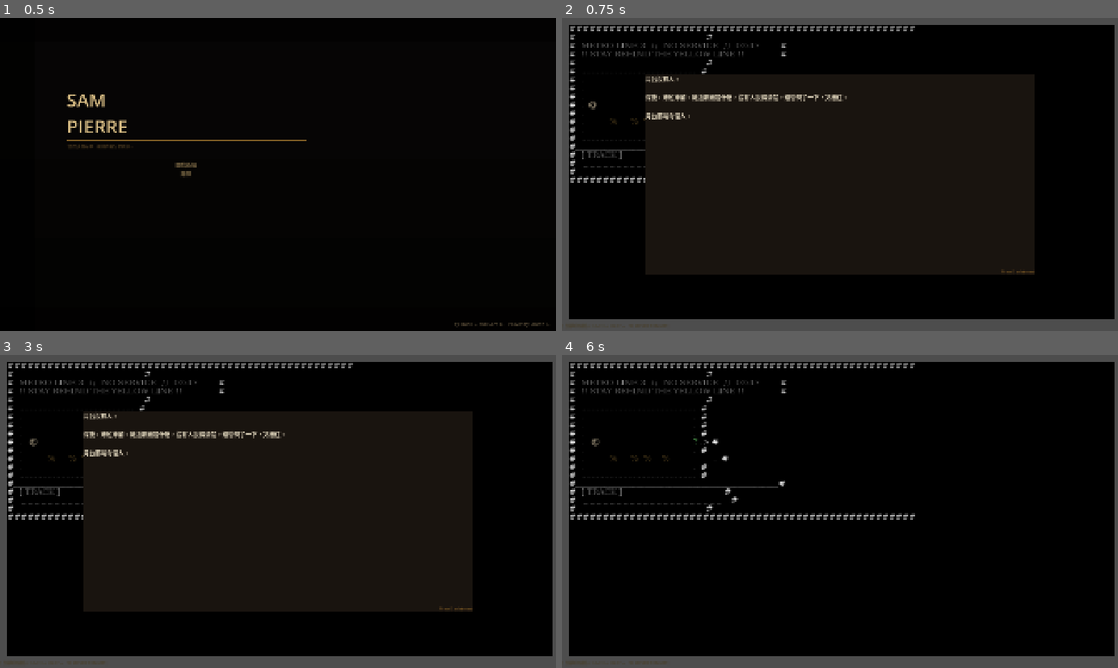
Above: before the commit, frames 1-4 (two rows, left to right).
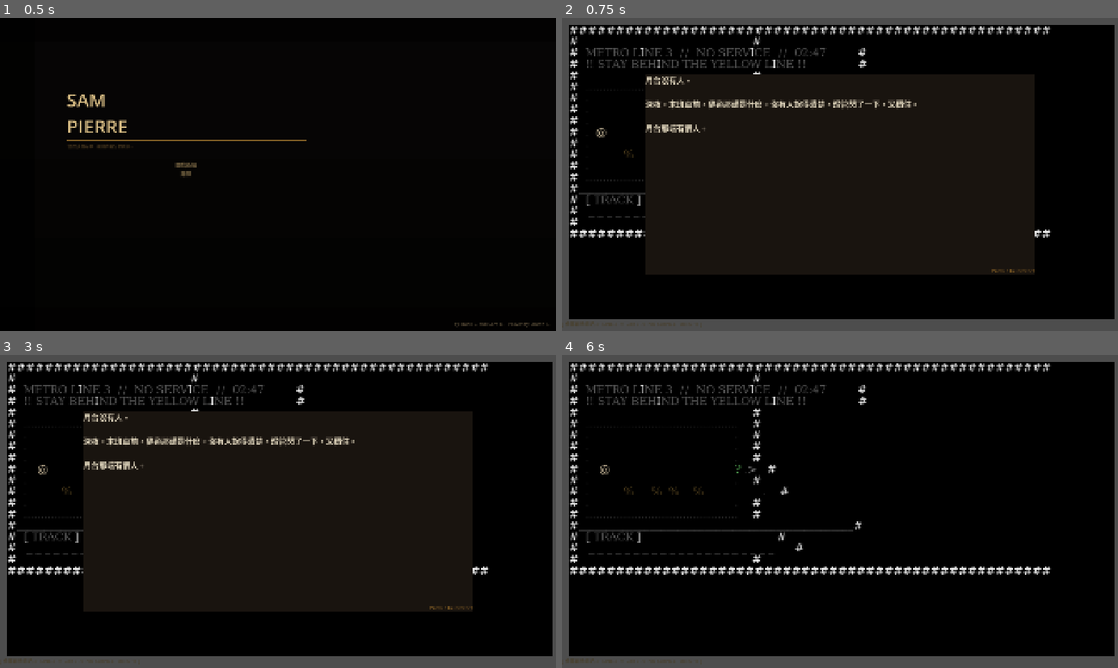
Above: after the commit, the same moments.

Repository: hankforgamedev/SamPierreAtGodot
Game: Godot game, scene res://scenes/StartScreen.tscn
Two runs of this game, one before a commit and one after it. Both use one fixed random seed, a clock stepped at 60 frames per second and the inputs below.
Inputs (mouse positions are in pixels of both pictures, inside the frame that each line leads up to):
- Up to frame 1 (0.5 s): no input
- Up to frame 2 (0.75 s): click "開始遊戲" at 0.5 s
- Up to frame 3 (3 s): tap E (interact) at 1.25, 2.75 s; move the mouse to (400, 495) at 1.27 s; hold E (interact) 1.28-2.03 s; hold D (move_right) 1.28-2.78 s; click (400, 495) at 1.42 s; tap W (jump) at 1.52, 2.27 s; move the mouse to (166, 527) at 2.02 s; tap Space at 2.1 s; move the mouse to (333, 442) at 2.77 s; hold A (move_left) from 2.78 s (still down); hold E (interact) from 2.78 s (still down)
- Up to frame 4 (6 s): move the mouse to (812, 574) at 3.52 s; release A (move_left) at 3.53 s; release E (interact) at 3.53 s; hold D (move_right) 3.53-5.03 s; tap Space at 3.6, 5.1 s; click (812, 574) at 3.67 s; tap W (jump) at 3.77, 4.52, 5.27 s; tap E (interact) at 4.25 s; move the mouse to (1006, 558) at 4.27 s; hold E (interact) 4.28-5.03 s; move the mouse to (673, 464) at 5.02 s; hold A (move_left) 5.03-5.78 s; move the mouse to (867, 511) at 5.77 s; hold D (move_right) from 5.78 s (still down); hold E (interact) from 5.78 s (still down); click (867, 511) at 5.92 s

Frame 1 is identical in both runs. In frame 2, 6.0% of the frame differs, in the area x 1-88%, y 2-82%; in frame 3, 6.0%; in frame 4, 7.0%, in the area x 1-88%, y 2-71%.

Commit message:
fixed hardcoding fontsize issue

Diff:
--- a/project.godot
+++ b/project.godot
@@ -20,6 +20,13 @@
 GameManager="*res://scripts/GameManager.gd"
 DialogueData="*res://scripts/DialogueData.gd"
 ObjectData="*res://scripts/ObjectData.gd"
+
+[display]
+
+window/size/viewport_width=1920
+window/size/viewport_height=1080
+window/stretch/mode="canvas_items"
+window/stretch/aspect="expand"
 
 [input]
 
@@ -57,14 +64,6 @@
 
 3d/physics_engine="Jolt Physics"
 
-[display]
-
-window/size/viewport_width=1920
-window/size/viewport_height=1080
-window/size/resizable=true
-window/stretch/mode="canvas_items"
-window/stretch/aspect="expand"
-
 [rendering]
 
 rendering_device/driver.windows="d3d12"
--- a/scripts/AsciiLevelBase.gd
+++ b/scripts/AsciiLevelBase.gd
@@ -55,6 +55,20 @@
 const MOVE_REPEAT_RATE := 0.10   # seconds between repeat steps
 const FRICTION_STEPS   := 0      # no slide after release — 1 press = 1 step
 const FRICTION_RATE    := 0.14
+const CHAR_ASPECT      := 0.60  # Consolas advance-width / point-size ratio
+
+# ── Original design font sizes (all UI derives from these) ────────────
+const BASE_MAP_FONT    := 28   # map RichTextLabel font at design resolution
+const BASE_HUD_FONT    := 13   # HUD label font (matches scene file default)
+const BASE_HUD_HEIGHT  := 28   # HUD label height (offset_top magnitude in scene)
+const BASE_AMB_FONT    := 14   # ambient NPC hint label font
+const BASE_AMB_TOP     := 44   # ambient label offset_top magnitude in scene
+const BASE_AMB_BOTTOM  := 8    # ambient label offset_bottom magnitude in scene
+const BASE_AMB_LEFT    := 14   # ambient label offset_left in scene
+const BASE_PANEL_FONT  := 20   # scene intro panel body text
+const BASE_HINT_FONT   := 13   # scene intro "Press E" hint
+const BASE_PANEL_MARGIN := 28  # scene intro panel content margin
+const BASE_PANEL_SEP   := 20   # scene intro VBoxContainer separation
 
 var _held_dir      : Vector2i = Vector2i.ZERO
 var _move_phase    : int      = 0   # 0=idle 1=held 2=repeating 3=friction
@@ -74,6 +88,7 @@
 
 # ── Interactable objects ───────────────────────────────────
 var _objects: Dictionary = {}
+var _font_size: int = 28
 
 @onready var map_display   : RichTextLabel = $MapDisplay
 @onready var hud_label     : Label         = $HUD
@@ -86,6 +101,24 @@
 func _get_level_name()   -> String     : return ""
 func _get_scene_intro()  -> String     : return ""
 func _get_level_id()     -> String     : return ""
+
+func _compute_font_size() -> int:
+	var vp   := get_viewport().get_visible_rect().size
+	var rows := _map_base.size()
+	if rows == 0:
+		return BASE_MAP_FONT
+	var cols := 0
+	for row in _map_base:
+		cols = max(cols, (row as String).length())
+	if cols == 0:
+		return BASE_MAP_FONT
+	# 0.65 = WorldUI anchor_left; subtract offset_left(24) from each side
+	var map_w := vp.x * 0.65 - 48.0
+	# subtract MapDisplay offset_top(24) + abs(offset_bottom(-40))
+	var map_h := vp.y - 64.0
+	var sz_w  := int(map_w / (cols * CHAR_ASPECT))
+	var sz_h  := int(map_h / rows)
+	return clampi(mini(sz_w, sz_h), 14, 80)
 
 # ── Lifecycle ─────────────────────────────────────────────
 func _ready() -> void:
@@ -95,6 +128,11 @@
 	world_dialogue.dialogue_closed.connect(_on_dialogue_closed)
 	world_dialogue.line_fx.connect(_on_line_fx)
 	world_dialogue.visible = false
+	_font_size = _compute_font_size()
+	var hud_fs := BASE_HUD_FONT * _font_size / BASE_MAP_FONT
+	hud_label.add_theme_font_size_override("font_size", hud_fs)
+	hud_label.offset_top = -float(BASE_HUD_HEIGHT * _font_size) / float(BASE_MAP_FONT)
+	world_dialogue.apply_scale(_font_size)
 	_setup_display()
 	_draw_map()
 	hud_label.text = _get_level_name()
@@ -117,7 +155,7 @@
 	var font := SystemFont.new()
 	font.font_names = PackedStringArray(["Consolas", "Courier New", "Courier", "Monospace"])
 	map_display.add_theme_font_override("normal_font", font)
-	map_display.add_theme_font_size_override("normal_font_size", 28)
+	map_display.add_theme_font_size_override("normal_font_size", _font_size)
 
 # ── Input ─────────────────────────────────────────────────
 func _input(event: InputEvent) -> void:
@@ -196,16 +234,17 @@
 
 # ── Ambient text ──────────────────────────────────────────
 func _setup_ambient() -> void:
-	var lbl := Label.new()
-	lbl.add_theme_font_size_override("font_size", 14)
+	var lbl    := Label.new()
+	var amb_fs := BASE_AMB_FONT * _font_size / BASE_MAP_FONT
+	lbl.add_theme_font_size_override("font_size", amb_fs)
 	lbl.add_theme_color_override("font_color", Color(0.52, 0.48, 0.38))
 	lbl.anchor_left   = 0.0
 	lbl.anchor_right  = 0.62
 	lbl.anchor_top    = 1.0
 	lbl.anchor_bottom = 1.0
-	lbl.offset_top    = -44.0
-	lbl.offset_bottom = -8.0
-	lbl.offset_left   = 14.0
+	lbl.offset_top    = -float(BASE_AMB_TOP    * _font_size) / float(BASE_MAP_FONT)
+	lbl.offset_bottom = -float(BASE_AMB_BOTTOM * _font_size) / float(BASE_MAP_FONT)
+	lbl.offset_left   =  float(BASE_AMB_LEFT   * _font_size) / float(BASE_MAP_FONT)
 	lbl.autowrap_mode = TextServer.AUTOWRAP_WORD_SMART
 	lbl.z_index = 50
 	add_child(lbl)
@@ -222,7 +261,7 @@
 	style.bg_color = Color(0.10, 0.078, 0.060)
 	style.border_color = Color(0.50, 0.36, 0.14)
 	style.set_border_width_all(2)
-	style.set_content_margin_all(28.0)
+	style.set_content_margin_all(float(BASE_PANEL_MARGIN * _font_size) / float(BASE_MAP_FONT))
 	panel.add_theme_stylebox_override("panel", style)
 	panel.anchor_left   = 0.15
 	panel.anchor_right  = 0.85
@@ -234,13 +273,13 @@
 
 	var vbox := VBoxContainer.new()
 	vbox.set_anchors_and_offsets_preset(Control.PRESET_FULL_RECT)
-	vbox.add_theme_constant_override("separation", 20)
+	vbox.add_theme_constant_override("separation", BASE_PANEL_SEP * _font_size / BASE_MAP_FONT)
 	panel.add_child(vbox)
 
 	var text_lbl := Label.new()
 	text_lbl.text = intro
 	text_lbl.add_theme_color_override("font_color", Color(0.88, 0.84, 0.74))
-	text_lbl.add_theme_font_size_override("font_size", 20)
+	text_lbl.add_theme_font_size_override("font_size", BASE_PANEL_FONT * _font_size / BASE_MAP_FONT)
 	text_lbl.autowrap_mode = TextServer.AUTOWRAP_WORD_SMART
 	text_lbl.size_flags_vertical = Control.SIZE_EXPAND_FILL
 	vbox.add_child(text_lbl)
@@ -249,7 +288,7 @@
 	var hint_lbl := Label.new()
 	hint_lbl.text = "Press E to interact"
 	hint_lbl.add_theme_color_override("font_color", Color(0.50, 0.36, 0.14))
-	hint_lbl.add_theme_font_size_override("font_size", 13)
+	hint_lbl.add_theme_font_size_override("font_size", BASE_HINT_FONT * _font_size / BASE_MAP_FONT)
 	hint_lbl.horizontal_alignment = HORIZONTAL_ALIGNMENT_RIGHT
 	vbox.add_child(hint_lbl)
 
@@ -443,7 +482,7 @@
 
 # ── Rendering ─────────────────────────────────────────────
 func _draw_map() -> void:
-	var out := "[font_size=28]"
+	var out := "[font_size=%d]" % _font_size
 	for y in _map_base.size():
 		var row := _map_base[y] as String
 		for x in row.length():
--- a/scripts/StationLevel.gd
+++ b/scripts/StationLevel.gd
@@ -1,4 +1,8 @@
 extends AsciiLevelBase
+
+const TRACK_ROW       := 15  # map row index of the train track
+const BASE_TRAIN_FONT := 36  # train label font at BASE_MAP_FONT resolution
+const BASE_NARR_FONT  := 22  # narration label font at BASE_MAP_FONT resolution
 
 var _train_triggered: bool = false
 
@@ -60,10 +64,10 @@
 	# 火車從右邊衝入
 	var train := Label.new()
 	train.text = "══════════════╗▶"
-	train.add_theme_font_size_override("font_size", 36)
+	train.add_theme_font_size_override("font_size", BASE_TRAIN_FONT * _font_size / BASE_MAP_FONT)
 	train.add_theme_color_override("font_color", Color(0.95, 0.95, 0.95))
 	var vp_size := get_viewport().get_visible_rect().size
-	var track_y  := _base_map_pos.y + 16 * 28.0 - 18.0
+	var track_y  := _base_map_pos.y + float(TRACK_ROW) * float(_font_size)
 	train.position = Vector2(vp_size.x + 40.0, track_y)
 	train.z_index  = 80
 	add_child(train)
@@ -88,7 +92,7 @@
 func _make_narration(text: String) -> Label:
 	var lbl := Label.new()
 	lbl.text = text
-	lbl.add_theme_font_size_override("font_size", 22)
+	lbl.add_theme_font_size_override("font_size", BASE_NARR_FONT * _font_size / BASE_MAP_FONT)
 	lbl.add_theme_color_override("font_color", Color(0.88, 0.84, 0.74))
 	lbl.horizontal_alignment = HORIZONTAL_ALIGNMENT_CENTER
 	lbl.vertical_alignment   = VERTICAL_ALIGNMENT_CENTER
@@ -100,21 +104,21 @@
 	return [
 		"####################################################",
 		"#                                                  #",
-		"#  METRO LINE 3  //  NO SERVICE  //  02:47        #",
-		"#  !! STAY BEHIND THE YELLOW LINE !!              #",
+		"#  METRO LINE 3  //  NO SERVICE  //  02:47         #",
+		"#  !! STAY BEHIND THE YELLOW LINE !!               #",
 		"#                                                  #",
-		"#  ............................................  #",
-		"#  .                                          .  #",
-		"#  .                                          .  #",
-		"#  .                                          .  #",
-		"#  .                                          .  #",
-		"#  .                                          .  #",
-		"#  .          %     %  %    %                 .  #",
-		"#  .                                          .  #",
-		"#  ............................................  #",
+		"#  ............................................    #",
+		"#  .                                          .    #",
+		"#  .                                          .    #",
+		"#  .                                          .    #",
+		"#  .                                          .    #",
+		"#  .                                          .    #",
+		"#  .          %     %  %    %                 .    #",
+		"#  .                                          .    #",
+		"#  ............................................    #",
 		"#__________________________________________________#",
 		"#  [ TRACK ]                                       #",
-		"#   _ _ _ _ _ _ _ _ _ _ _ _ _ _ _ _ _ _ _ _ _    #",
+		"#   _ _ _ _ _ _ _ _ _ _ _ _ _ _ _ _ _ _ _ _ _      #",
 		"#                                                  #",
 		"####################################################",
 	]
--- a/scripts/WorldDialogue.gd
+++ b/scripts/WorldDialogue.gd
@@ -13,6 +13,16 @@
 const SPEED_NORMAL := 0.020
 const SPEED_SLOW   := 0.045
 
+# ── Original design sizes (must match AsciiLevelBase.BASE_MAP_FONT) ───
+const BASE_MAP_FONT   := 28
+const BASE_SPK_FONT   := 13
+const BASE_DLG_FONT   := 16
+const BASE_BTN_FONT   := 14
+const BASE_TITLE_FONT := 12
+const BASE_MARGIN     := 18
+const BASE_ACCENT_H   := 20
+const BASE_BTN_MARGIN := 8
+
 signal dialogue_closed
 signal line_fx(effects: Array)
 
@@ -24,14 +34,17 @@
 var _typed_so_far := ""
 var _type_timer   := 0.0
 var _type_speed   := SPEED_NORMAL
-var _has_choices  := false
-var _can_advance  := false
-
-@onready var spk_name     : Label         = $RightPanel/Margin/Inner/SpeakerBar/SpeakerName
-@onready var speaker_accent: ColorRect    = $RightPanel/Margin/Inner/SpeakerBar/SpeakerAccent
-@onready var dlg_text     : Label         = $RightPanel/Margin/Inner/DialogueText
-@onready var choice_panel : VBoxContainer = $RightPanel/Margin/Inner/ChoicePanel
-@onready var choice_buttons: VBoxContainer= $RightPanel/Margin/Inner/ChoicePanel/ChoiceButtons
+var _has_choices    := false
+var _can_advance    := false
+var _map_font_size  := BASE_MAP_FONT
+
+@onready var spk_name      : Label          = $RightPanel/Margin/Inner/SpeakerBar/SpeakerName
+@onready var speaker_accent: ColorRect      = $RightPanel/Margin/Inner/SpeakerBar/SpeakerAccent
+@onready var dlg_text      : Label          = $RightPanel/Margin/Inner/DialogueText
+@onready var choice_panel  : VBoxContainer  = $RightPanel/Margin/Inner/ChoicePanel
+@onready var choice_buttons: VBoxContainer  = $RightPanel/Margin/Inner/ChoicePanel/ChoiceButtons
+@onready var choice_title  : Label          = $RightPanel/Margin/Inner/ChoicePanel/ChoiceTitle
+@onready var margin_box    : MarginContainer= $RightPanel/Margin
 
 func _ready() -> void:
 	_apply_panel_style()
@@ -43,8 +56,19 @@
 	sty.border_color = C_PANEL_BORDER
 	sty.border_width_left = 2
 	panel.add_theme_stylebox_override("panel", sty)
-	dlg_text.add_theme_font_size_override("font_size", 16)
 	dlg_text.autowrap_mode = TextServer.AUTOWRAP_WORD_SMART
+
+func apply_scale(map_font_size: int) -> void:
+	_map_font_size = map_font_size
+	var m := BASE_MARGIN * map_font_size / BASE_MAP_FONT
+	margin_box.add_theme_constant_override("margin_left",   m)
+	margin_box.add_theme_constant_override("margin_right",  m)
+	margin_box.add_theme_constant_override("margin_top",    m)
+	margin_box.add_theme_constant_override("margin_bottom", m)
+	speaker_accent.custom_minimum_size = Vector2(4.0, float(BASE_ACCENT_H * map_font_size) / float(BASE_MAP_FONT))
+	spk_name.add_theme_font_size_override("font_size",     BASE_SPK_FONT   * map_font_size / BASE_MAP_FONT)
+	dlg_text.add_theme_font_size_override("font_size",     BASE_DLG_FONT   * map_font_size / BASE_MAP_FONT)
+	choice_title.add_theme_font_size_override("font_size", BASE_TITLE_FONT * map_font_size / BASE_MAP_FONT)
 
 func open(chapter_id: String, start_line: int = 0) -> void:
 	_chapter = DialogueData.get_chapter(chapter_id)
@@ -154,14 +178,13 @@
 	for child in choice_buttons.get_children():
 		child.queue_free()
 	choice_panel.visible = true
-
 	for i in choices.size():
 		var choice : Dictionary = choices[i] as Dictionary
 		var btn    := Button.new()
 		btn.text = "  ›  " + (choice["text"] as String)
 		btn.flat = true
 		btn.alignment = HORIZONTAL_ALIGNMENT_LEFT
-		btn.add_theme_font_size_override("font_size", 14)
+		btn.add_theme_font_size_override("font_size", BASE_BTN_FONT * _map_font_size / BASE_MAP_FONT)
 		btn.add_theme_color_override("font_color",         C_CHOICE_TXT)
 		btn.add_theme_color_override("font_hover_color",   C_CHOICE_HVTXT)
 		btn.add_theme_color_override("font_pressed_color", Color.WHITE)
@@ -169,12 +192,12 @@
 		sn.bg_color = C_CHOICE_BG
 		sn.border_color = Color(0.30, 0.22, 0.10)
 		sn.set_border_width_all(1)
-		sn.set_content_margin_all(8)
+		sn.set_content_margin_all(float(BASE_BTN_MARGIN * _map_font_size) / float(BASE_MAP_FONT))
 		var sh := StyleBoxFlat.new()
 		sh.bg_color = C_CHOICE_HVR
 		sh.border_color = C_PANEL_BORDER
 		sh.set_border_width_all(1)
-		sh.set_content_margin_all(8)
+		sh.set_content_margin_all(float(BASE_BTN_MARGIN * _map_font_size) / float(BASE_MAP_FONT))
 		btn.add_theme_stylebox_override("normal",  sn)
 		btn.add_theme_stylebox_override("hover",   sh)
 		btn.add_theme_stylebox_override("pressed", sh)
Not shown, added: .claude/2026-05-11-object-interaction.md
Not shown, added: .claude/2026-05-16-plan.md
Not shown, added: README.md
